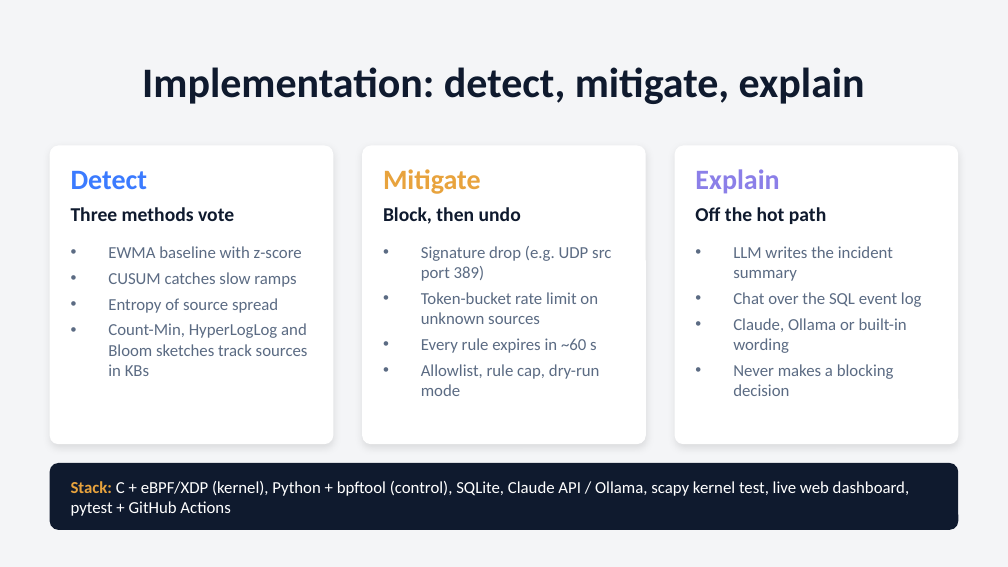
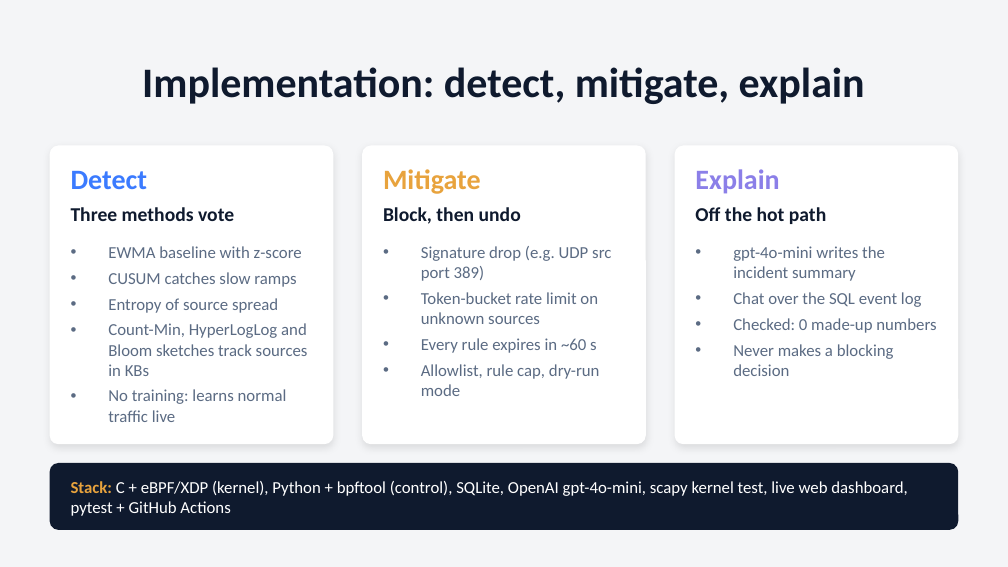
Before and after one commit to SushrithKbtech/shieldwall, a slide deck: slide 5 of docs/ShieldWall_presentation.pptx. Drawn at 1008x567 pixels with LibreOffice and Linux fonts; fonts in the diff are those of the drawing. Boxes give left, top, right and bottom in pixels: in the first picture for what was removed or moved away, otherwise in the second. Text is boxed around its words. In the diff, an @@ line names an element or a change of style, - is before the commit and + after.

Commit message:
Update presentation: team RSST, LLM evaluation results, gpt-4o-mini wording, PDF export

```diff
--- a/docs/ShieldWall_presentation.pptx
+++ b/docs/ShieldWall_presentation.pptx
@@ text at [733,246,885,281]: text changed @@
-• LLM writes the incident summary
+• gpt-4o-mini writes the incident summary
@@ text at [733,318,936,333]: text changed @@
-• Claude, Ollama or built-in wording
+• Checked: 0 made-up numbers
@@ text at [108,389,287,422]: paragraph added @@
+• No training: learns normal traffic live
@@ text at [71,481,908,516]: text changed @@
-Stack: C + eBPF/XDP (kernel), Python + bpftool (control), SQLite, Claude API / Ollama, scapy kernel test, live web dashboard, pytest + GitHub Actions
+Stack: C + eBPF/XDP (kernel), Python + bpftool (control), SQLite, OpenAI gpt-4o-mini, scapy kernel test, live web dashboard, pytest + GitHub Actions
```
Also in this commit, not shown: 5 other slides changed, 2 other files.
